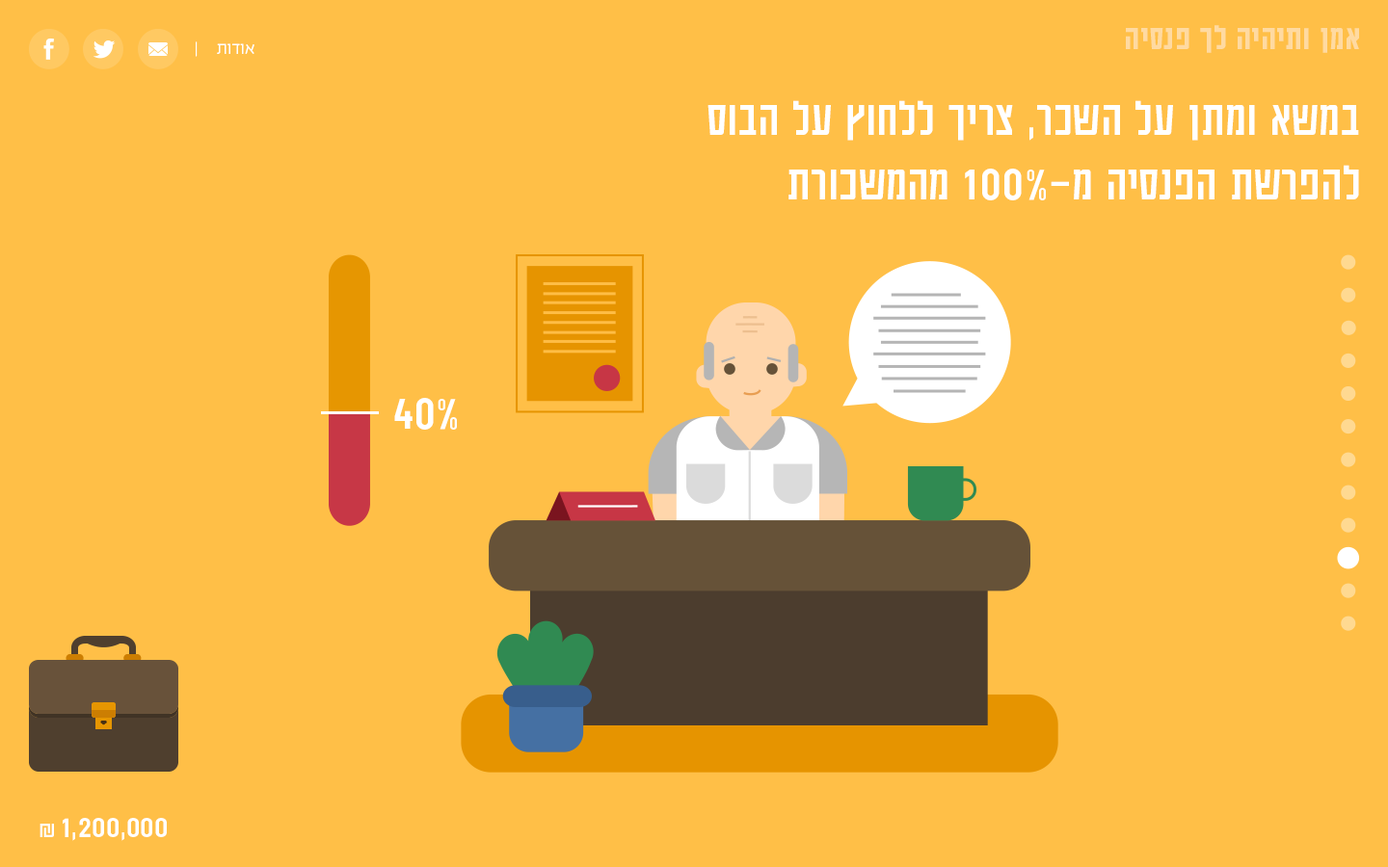
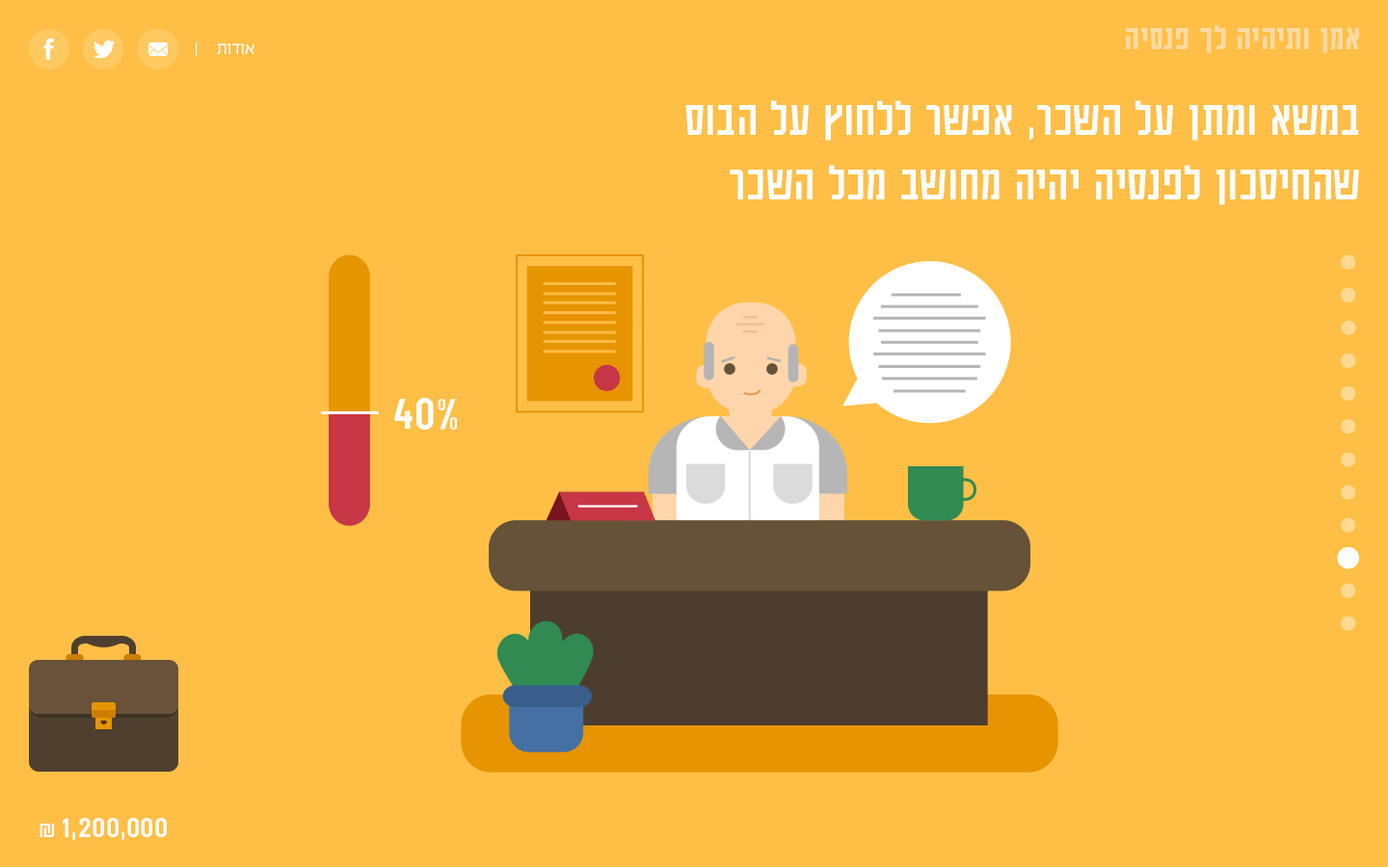
Layered file, before and after one edit (1388px x 867px). Changes by layer:
renamed "???? ???? ?? ????, ???? ????? ?? ???? ?????? ?????? ?-100% ????????" to ",", painted on it over [685, 100, 1359, 206]
renamed "??? ?????? ?? ?????" to (unnamed layer), painted on it over [1175, 27, 1190, 50]
